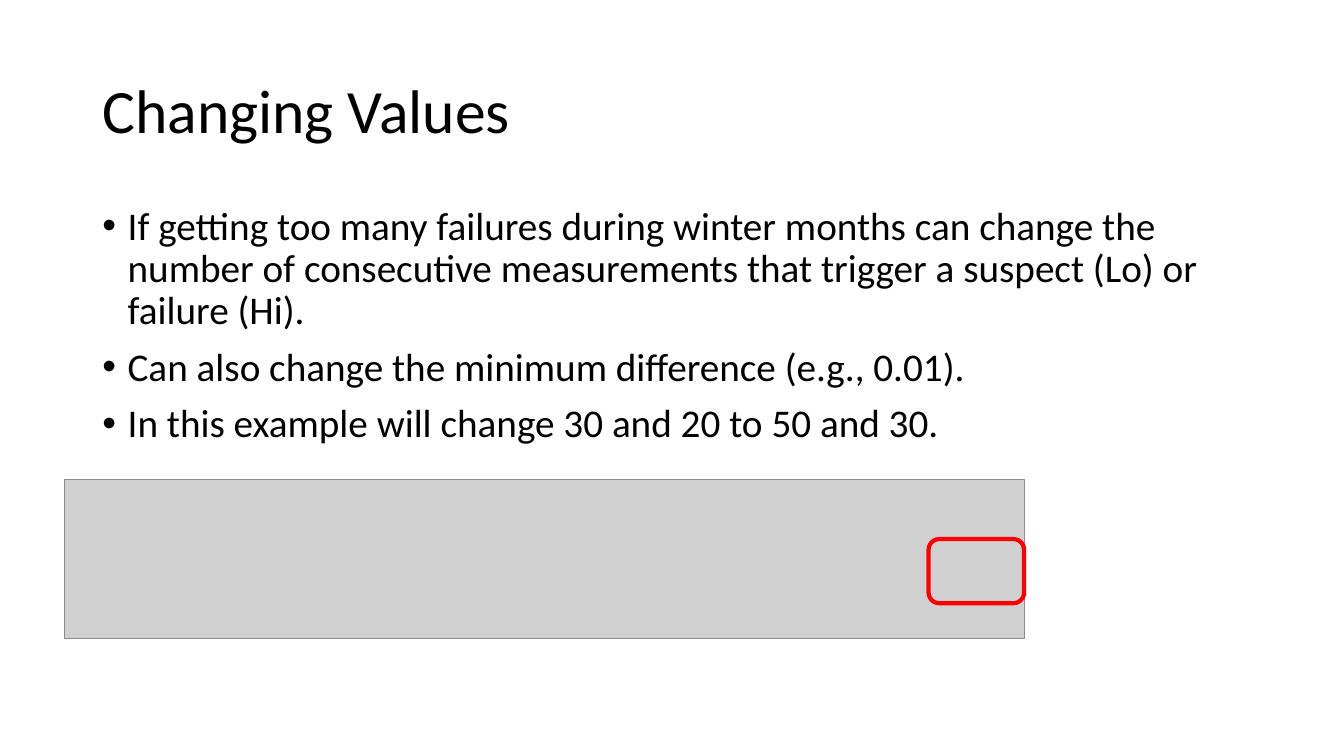
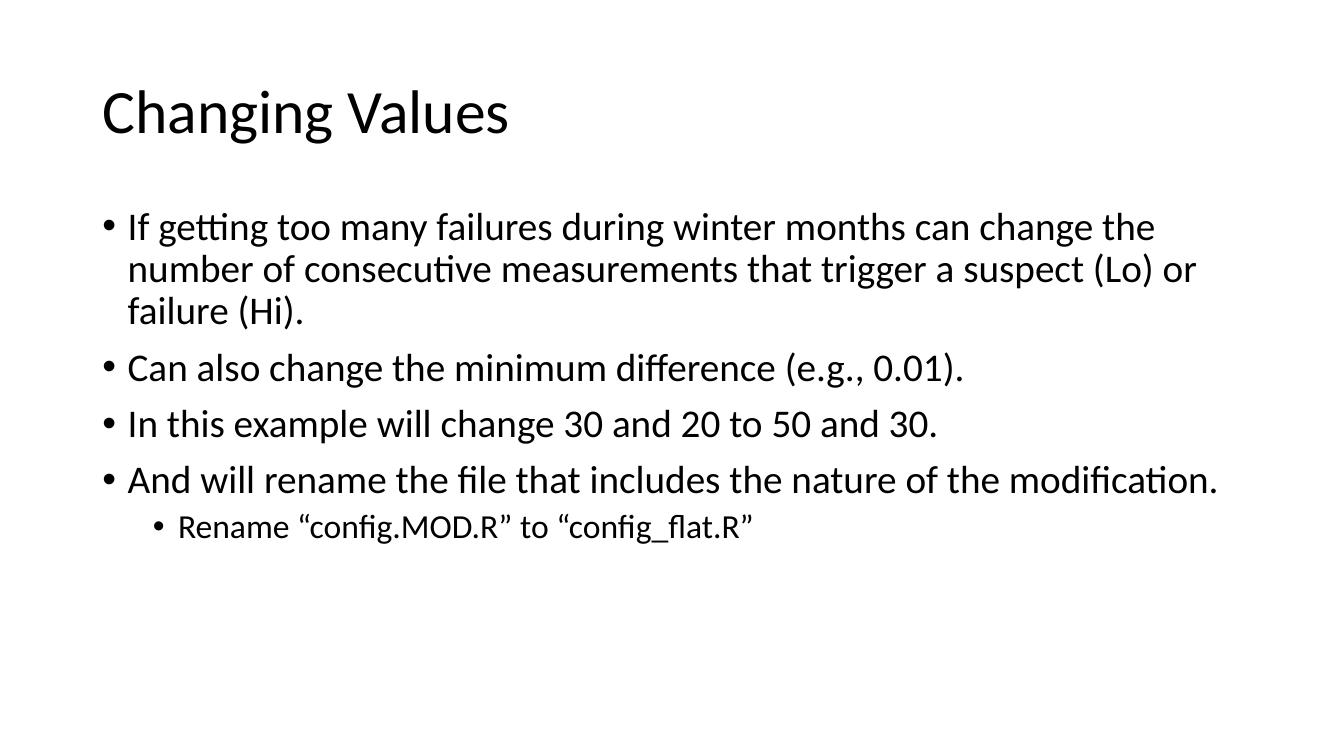
Before and after one commit to leppott/ContDataQC_Guide, a slide deck: slide 8 of ContDataQC_Guide_02_Config.pptx. Drawn at 1344x756 pixels with LibreOffice and Linux fonts; fonts in the diff are those of the drawing; grey boxes stand for pictures. Boxes give left, top, right and bottom in pixels: in the first picture for what was removed or moved away, otherwise in the second. Text is boxed around its words. In the diff, an @@ line names an element or a change of style, - is before the commit and + after.

Commit message:
update 02 Config
Modify 02 Config.

```diff
--- a/ContDataQC_Guide_02_Config.pptx
+++ b/ContDataQC_Guide_02_Config.pptx
@@ picture removed at bbox=[65, 479, 1024, 638] @@
@@ text at bbox=[128, 465, 1219, 544]: paragraphs added @@
+• And will rename the file that includes the nature of the modification.
+  • Rename “config.MOD.R” to “config_flat.R”
@@ rounded rectangle removed at bbox=[929, 539, 1024, 604] @@
```
Also in this commit, not shown: 1 slide added, 1 slide removed, 3 other files.
